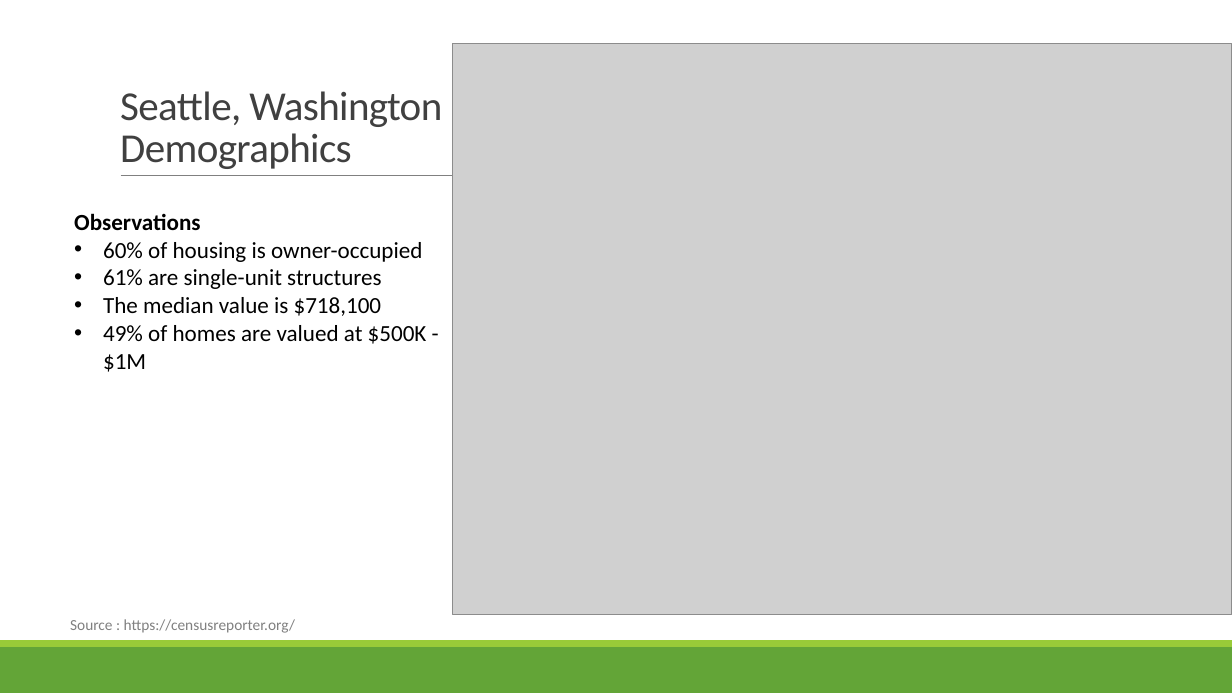
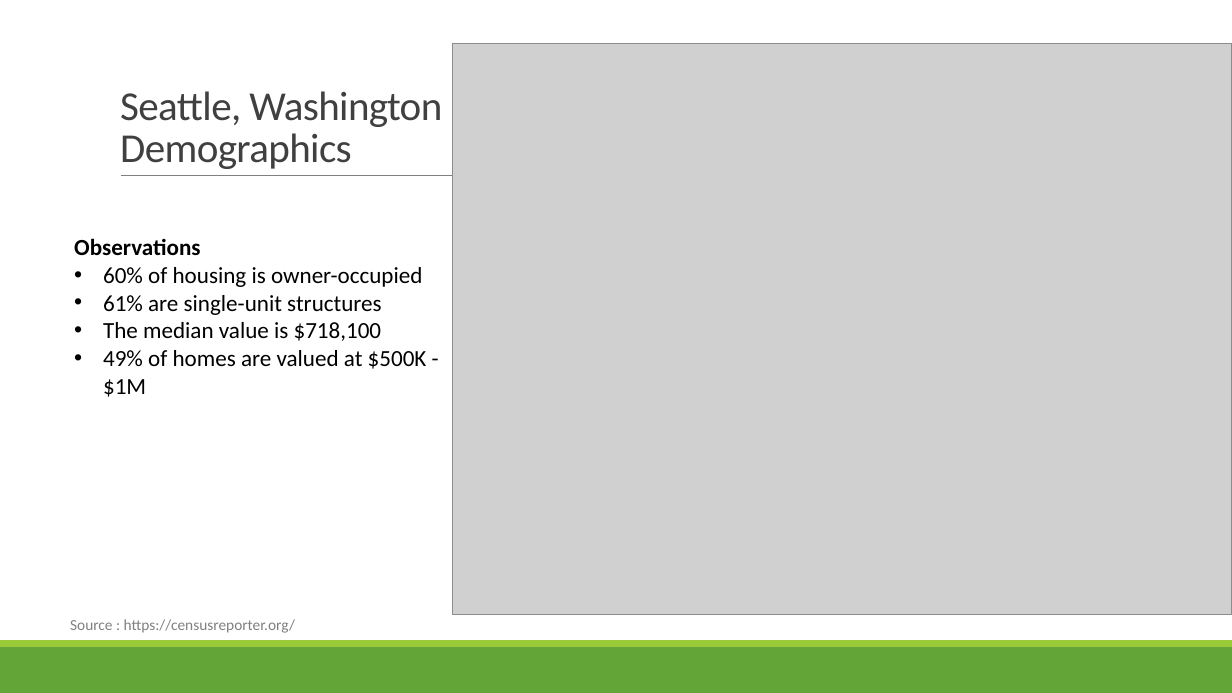
Before and after one commit to jodylarson310/module7-project, a slide deck: slide 15 of Support_Live_Music_Project1_Group4.pptx. Drawn at 1232x693 pixels with LibreOffice and Linux fonts; fonts in the diff are those of the drawing; grey boxes stand for pictures. Boxes give left, top, right and bottom in pixels: in the first picture for what was removed or moved away, otherwise in the second. Text is boxed around its words. In the diff, an @@ line names an element or a change of style, - is before the commit and + after.

```diff
--- a/Support_Live_Music_Project1_Group4.pptx
+++ b/Support_Live_Music_Project1_Group4.pptx
@@ text "Observations": place and size @@
-text "Observations" at box(74, 213, 427, 372)
+text "Observations" at box(74, 238, 427, 397)
```
Also in this commit, not shown: 11 other slides changed.
